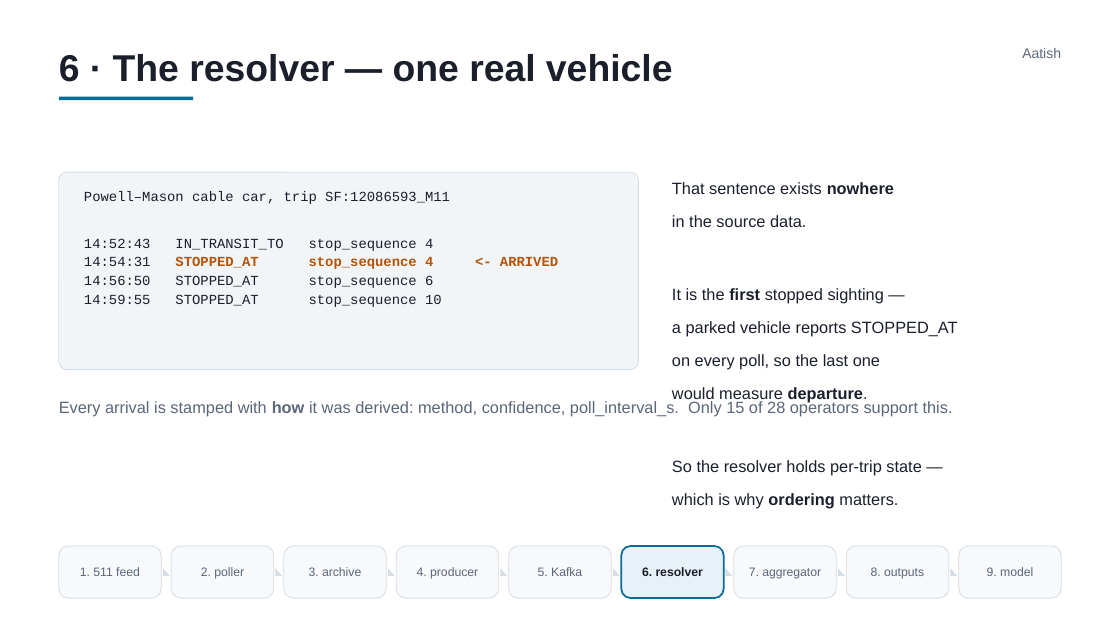
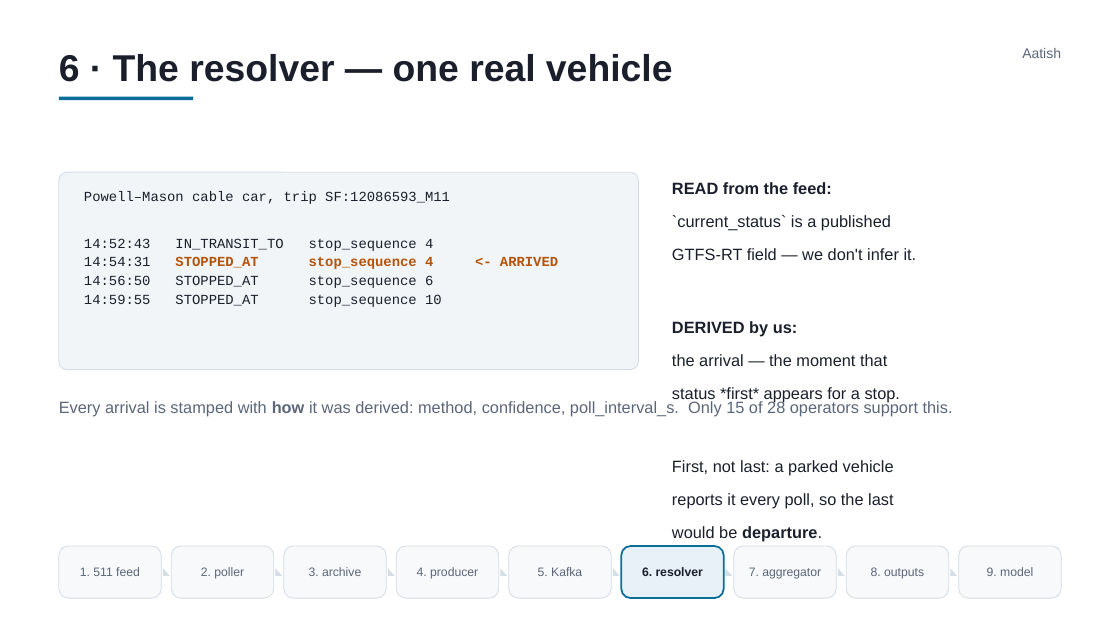
Before and after one commit to aatishlobo/transit-lakehouse, a slide deck: slide 7 of Final_Presentation_Pipeline_Karimi_Lobo_GSLIDES.pptx. Drawn at 1120x630 pixels with LibreOffice and Linux fonts; fonts in the diff are those of the drawing. Boxes give left, top, right and bottom in pixels: in the first picture for what was removed or moved away, otherwise in the second. Text is boxed around its words. In the diff, an @@ line names an element or a change of style, - is before the commit and + after.

```diff
--- a/Final_Presentation_Pipeline_Karimi_Lobo_GSLIDES.pptx
+++ b/Final_Presentation_Pipeline_Karimi_Lobo_GSLIDES.pptx
@@ text at <box>672,182,917,541</box>: text changed @@
-That sentence exists nowhere
-in the source data.
-It is the first stopped sighting —
-a parked vehicle reports STOPPED_AT
-on every poll, so the last one
-would measure departure.
-So the resolver holds per-trip state —
-which is why ordering matters.
+READ from the feed:
+`current_status` is a published
+GTFS-RT field — we don't infer it.
+DERIVED by us:
+the arrival — the moment that
+status *first* appears for a stop.
+First, not last: a parked vehicle
+reports it every poll, so the last
+would be departure.
```
Also in this commit, not shown: 2 other files.
